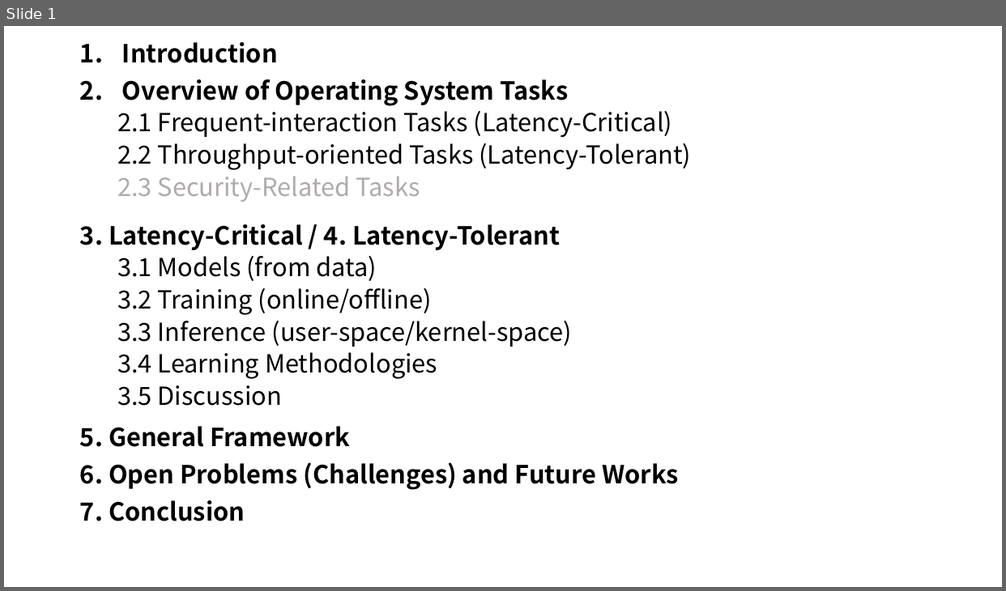
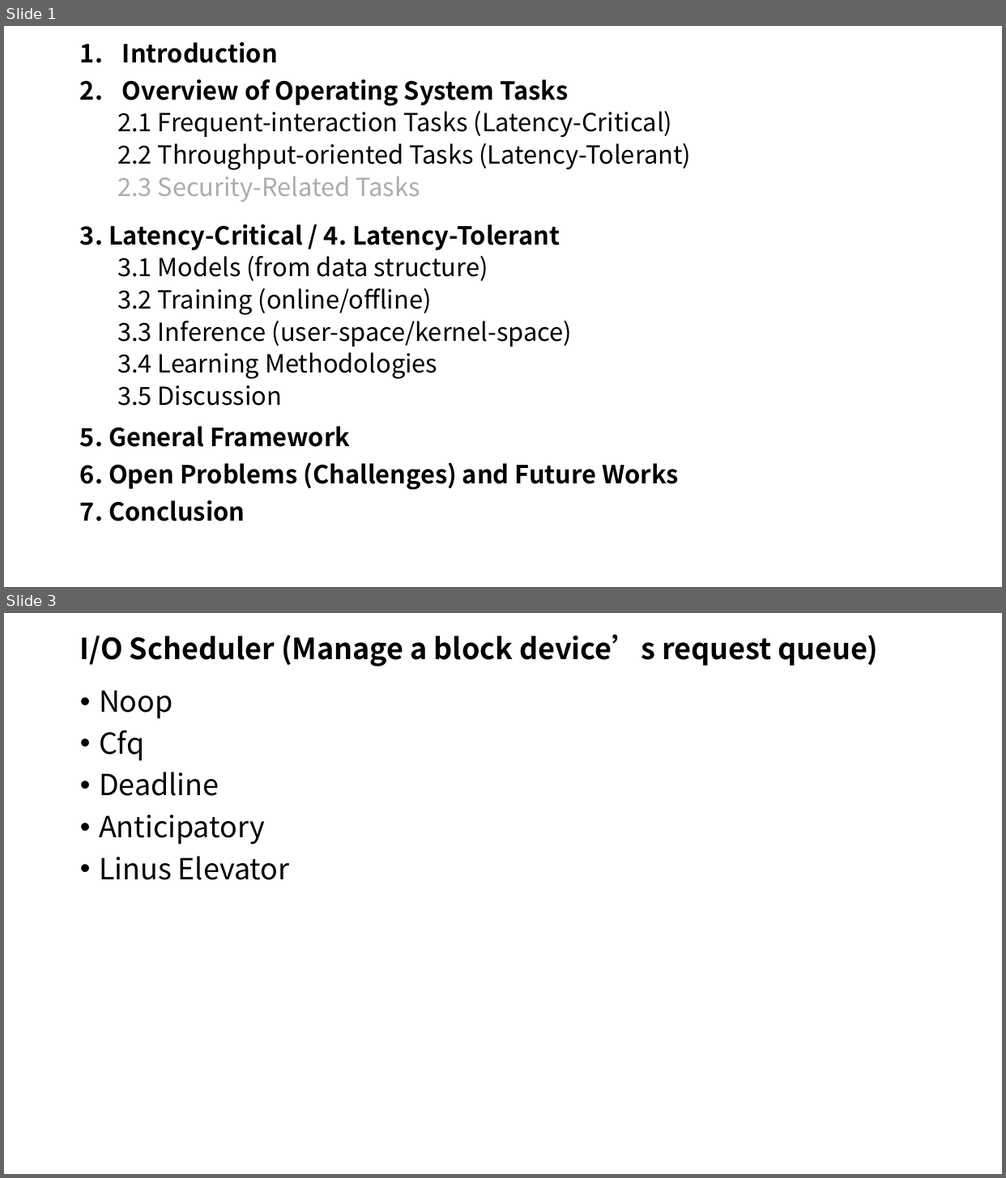
Before and after one commit to LiuYingying0104/AIOS, a slide deck: Papers/ML Apply in OS/updates.pptx. Shown one above the other, each under a label of ours: slide 1 before the commit, slides 1 and 3 after it; the slides between them are not shown. The pictures are 1006x591 and 1006x1178 pixels, drawn with LibreOffice and Linux fonts; fonts in the diff are those of the drawing. Boxes give left, top, right and bottom in pixels: in the first picture for what was removed or moved away, otherwise in the second. Text is boxed around its words. In the diff, an @@ line names an element or a change of style, - is before the commit and + after.

```diff
--- a/Papers/ML Apply in OS/updates.pptx
+++ b/Papers/ML Apply in OS/updates.pptx
@@ slide 3 added at (x1=4, y1=613, x2=1002, y2=1174), background #FFFFFF @@
@@ title added at (x1=80, y1=634, x2=878, y2=666), 28 pt, text #000000, bold @@
+I/O Scheduler (Manage a block device’s request queue)
@@ text added at (x1=99, y1=690, x2=290, y2=880), 28 pt, text #000000 @@
+• Noop
+• Cfq
+• Deadline
+• Anticipatory
+• Linus Elevator
@@ slide 1 changed as well @@
@@ text at (x1=117, y1=256, x2=488, y2=281): text changed @@
-  3.1 Models (from data)
+  3.1 Models (from data structure)
```
Also in this commit, not shown: 1 other slide added, 1 slide removed, 15 other files.
